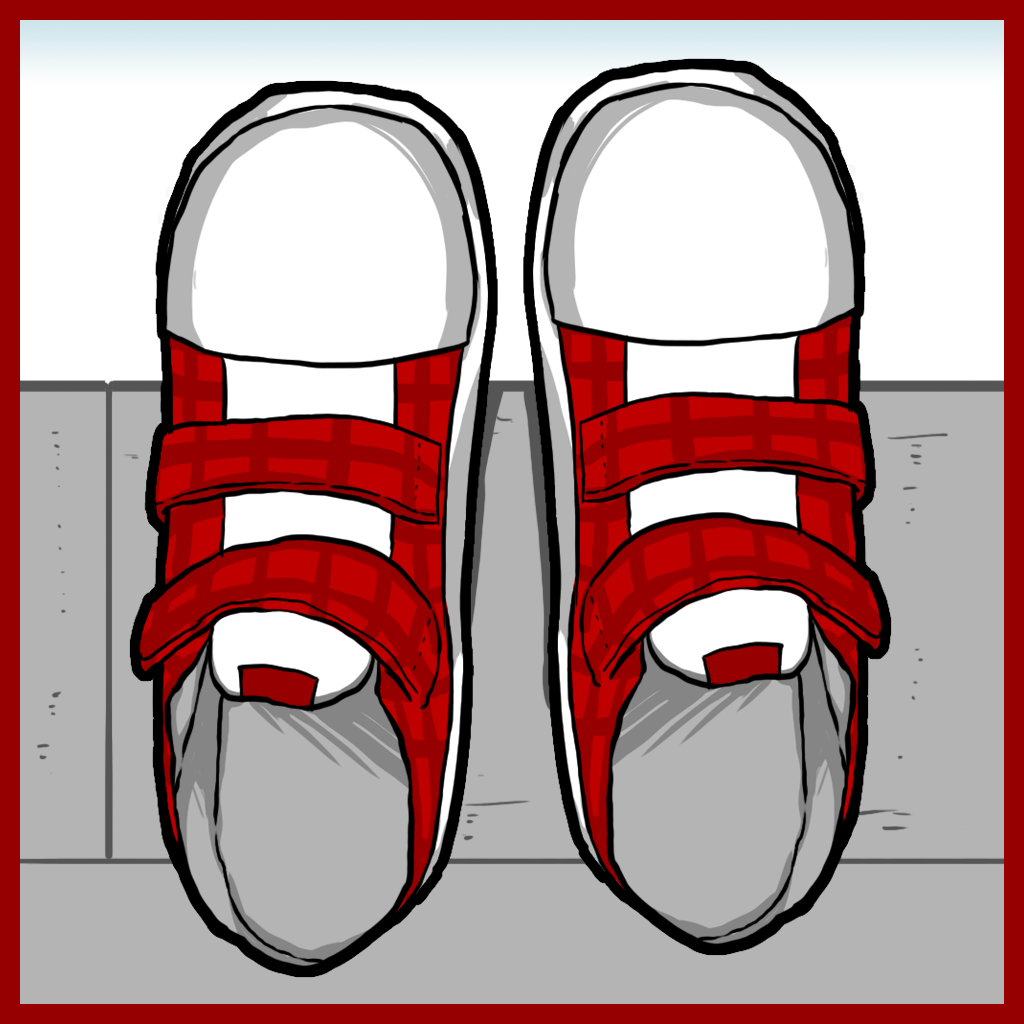
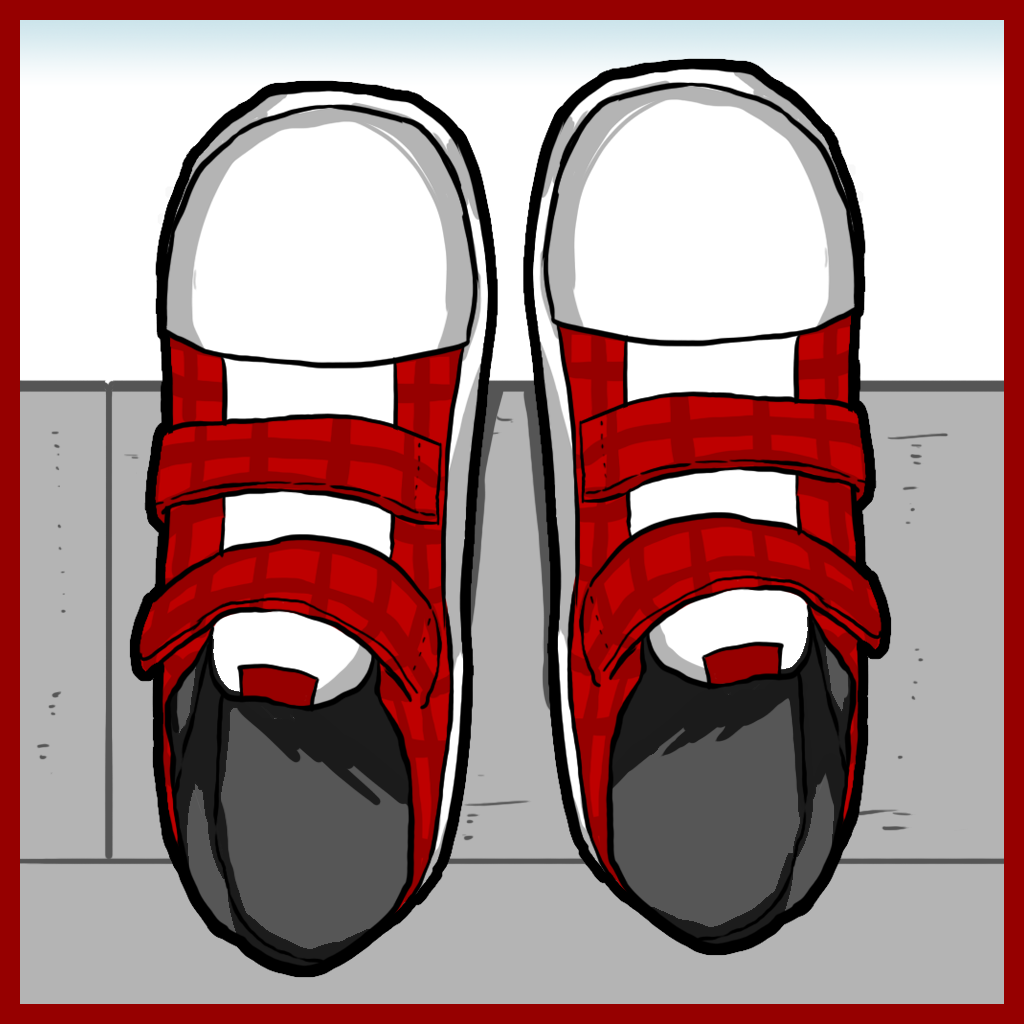
Revision of a layered 1024 x 1024 image; what changed, layer by layer:
painted on "color 복사 2" over (170, 613, 851, 967)
